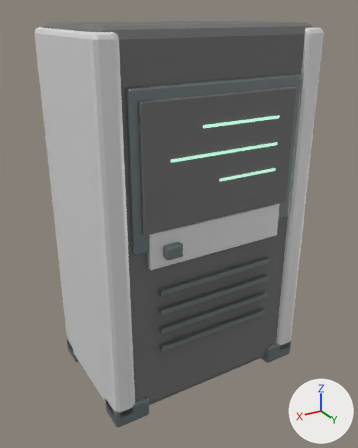
What one commit did to the glTF model public/models/base/mainframe.glb.
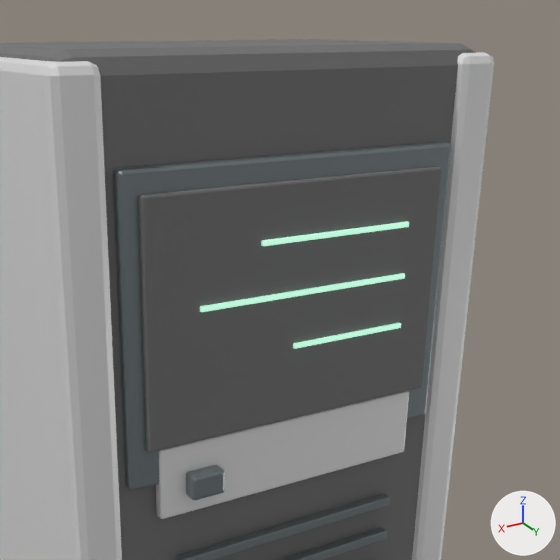
Old and new are each drawn whole from a 50 mm lens placed at (1.22, 2.03, 1.83), pointed at (0.02, 0.04, 0.83) and again close up on the part from 19% to 100% of the width and 0% to 65% of the height. Arrows for +X, +Y and +Z are at lower right; the lights stay in place. The older version's two pictures come first. Vertices at exactly the same position are counted once.

Objects in the first close-up: 'mainframe_DarkPolymer', 'mainframe_EdgeSteel', 'mainframe_MintStatus', 'mainframe_WhiteArmour'.
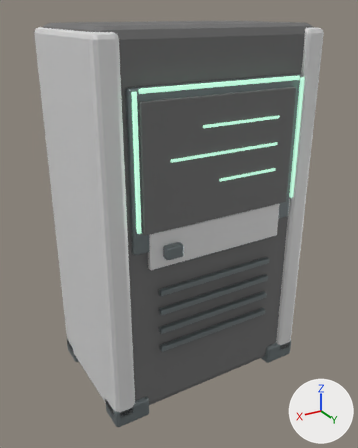
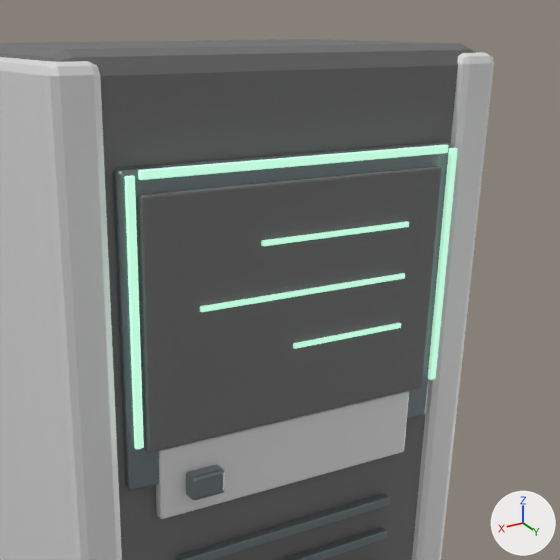
What changed in the scene script:
```text
Change mat_darkpolymer:
    where n0 = _N.new('ShaderNodeBsdfPrincipled'); n0.name = 'Principled BSDF'
    remove n0.inputs[0].default_value = (0.16, 0.16, 0.16, 1.0)  # 'Base Color', grey #6f6f6f
    add n2 = _N.new('ShaderNodeMix'); n2.name = 'Mix'
    add n2.data_type = 'RGBA'
    add n2.blend_type = 'MULTIPLY'
    add n2.inputs[0].default_value = 1.0  # 'Factor'
    add n2.inputs[7].default_value = (0.16, 0.16, 0.16, 1.0)  # 'B', grey #6f6f6f
    add n3 = _N.new('ShaderNodeVertexColor'); n3.name = 'Color Attribute'
    add _L.new(n2.outputs[2], n0.inputs[0])  # 'Result' to 'Base Color'
    add _L.new(n3.outputs[0], n2.inputs[6])  # 'Color' to 'A'
Change mat_edgesteel:
    where n0 = _N.new('ShaderNodeBsdfPrincipled'); n0.name = 'Principled BSDF'
    remove n0.inputs[0].default_value = (0.24, 0.28, 0.29, 1.0)  # 'Base Color', grey #869093
    add n2 = _N.new('ShaderNodeMix'); n2.name = 'Mix'
    add n2.data_type = 'RGBA'
    add n2.blend_type = 'MULTIPLY'
    add n2.inputs[0].default_value = 1.0  # 'Factor'
    add n2.inputs[7].default_value = (0.24, 0.28, 0.29, 1.0)  # 'B', grey #869093
    add n3 = _N.new('ShaderNodeVertexColor'); n3.name = 'Color Attribute'
    add _L.new(n2.outputs[2], n0.inputs[0])  # 'Result' to 'Base Color'
    add _L.new(n3.outputs[0], n2.inputs[6])  # 'Color' to 'A'
Change mat_mintstatus:
    where n0 = _N.new('ShaderNodeBsdfPrincipled'); n0.name = 'Principled BSDF'
    remove n0.inputs[0].default_value = (0.47, 0.86, 0.65, 1.0)  # 'Base Color', green #b6efd3
    add n2 = _N.new('ShaderNodeMix'); n2.name = 'Mix'
    add n2.data_type = 'RGBA'
    add n2.blend_type = 'MULTIPLY'
    add n2.inputs[0].default_value = 1.0  # 'Factor'
    add n2.inputs[7].default_value = (0.47, 0.86, 0.65, 1.0)  # 'B', green #b6efd3
    add n3 = _N.new('ShaderNodeVertexColor'); n3.name = 'Color Attribute'
    add _L.new(n2.outputs[2], n0.inputs[0])  # 'Result' to 'Base Color'
    add _L.new(n3.outputs[0], n2.inputs[6])  # 'Color' to 'A'
Change mat_whitearmour:
    add n2 = _N.new('ShaderNodeMix'); n2.name = 'Mix'
    add n2.data_type = 'RGBA'
    add n2.blend_type = 'MULTIPLY'
    add n2.inputs[0].default_value = 1.0  # 'Factor'
    add n2.inputs[7].default_value = (0.8, 0.8, 0.8, 1.0)  # 'B', white #e7e7e7
    add n3 = _N.new('ShaderNodeVertexColor'); n3.name = 'Color Attribute'
    where n0 = _N.new('ShaderNodeBsdfPrincipled'); n0.name = 'Principled BSDF'
    add _L.new(n2.outputs[2], n0.inputs[0])  # 'Result' to 'Base Color'
    add _L.new(n3.outputs[0], n2.inputs[6])  # 'Color' to 'A'
Change me_cube_113:
    where me_cube_113.from_pydata(...)  # 112 vertices, 216 faces; spans x -0.53..0.53, y -0.33..0.37, z 0.02..1.78
    me_cube_113 part 1: vertex colours changed
Change me_cube_115:
    where me_cube_115.from_pydata(...)  # 560 vertices, 1080 faces; spans x -0.55..0.55, y -0.35..0.4, z 0.0..1.57
    me_cube_115 part 2: vertex colours changed
Change me_cube_122:
    remove me_cube_122.from_pydata(...)  # 168 vertices, 324 faces; spans x -0.29..0.26, y 0.373..0.381, z 1.154..1.406
    add me_cube_122.from_pydata(...)  # 336 vertices, 648 faces; spans x -0.419..0.419, y 0.369..0.381, z 1.0..1.569
    me_cube_122 part 3: the loose piece of 56 vertices spanning x -0.29..0.11, y 0.373..0.381, z 1.394..1.406 is copied, and the copy is scaled about its middle by (1.95, 1.5, 1.5), then moved by (0.09, -0.002, 0.16); it spans x -0.39..0.39, y 0.369..0.381, z 1.551..1.569
    me_cube_122 part 4: a new loose piece of 56 vertices spanning x -0.419..-0.401, y 0.369..0.381, z 1.0..1.56, in mat_mintstatus
    me_cube_122 part 5: a new loose piece of 56 vertices spanning x 0.401..0.419, y 0.369..0.381, z 1.0..1.56, in mat_mintstatus
Change me_cube_114:
    where me_cube_114.from_pydata(...)  # 168 vertices, 324 faces; spans x -0.55..0.55, y -0.35..0.36, z 0.04..1.76
    me_cube_114 part 6: vertex colours changed
```

Boxes [x1, y1, x2, y2] around the edits, measured in the close-ups (560 x 560 px):
'mainframe_EdgeSteel', recoloured
    both: [119, 142, 451, 481]
'mainframe_MintStatus', reshaped (60% wider, 136% taller)
    before: [200, 221, 409, 349]
    after: [124, 145, 458, 449]
part 3 of me_cube_122, added (green)
    after: [138, 145, 448, 180]
part 4 of me_cube_122, added (green)
    after: [428, 148, 458, 380]
part 5 of me_cube_122, added (green)
    after: [124, 175, 144, 449]
